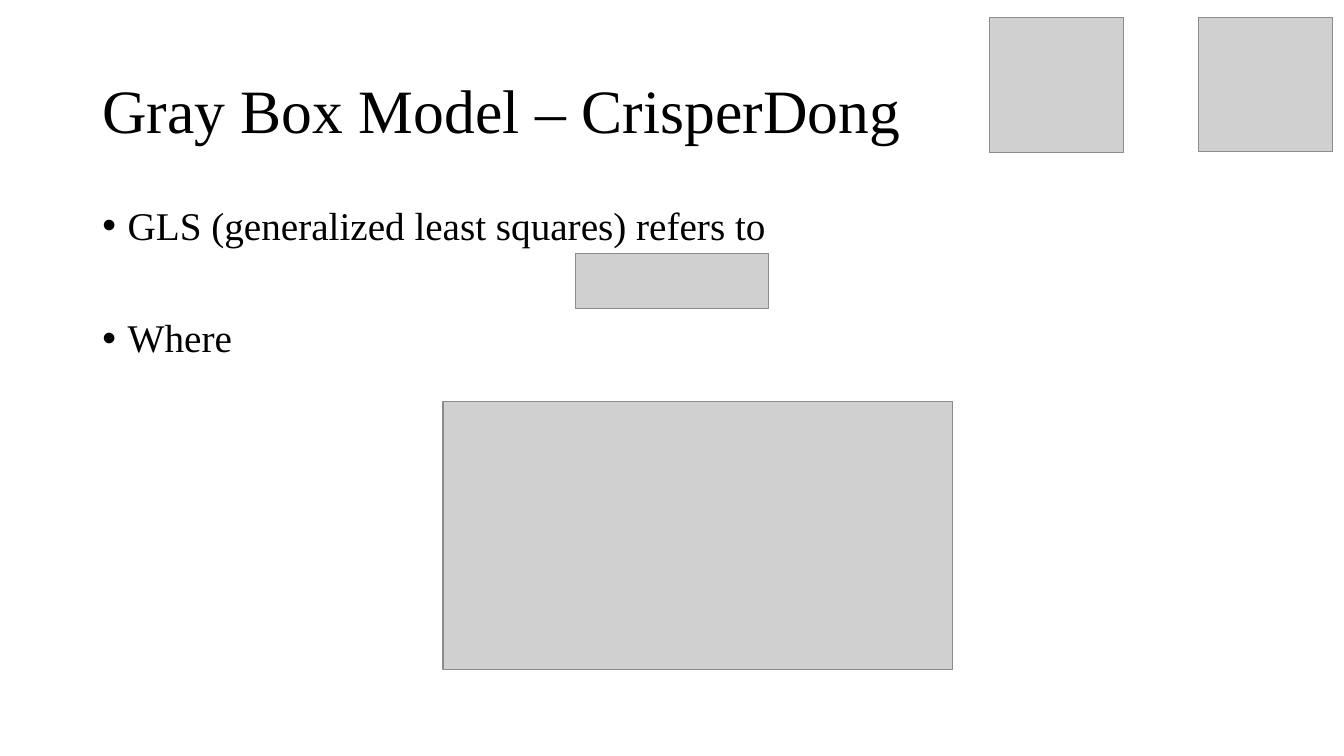
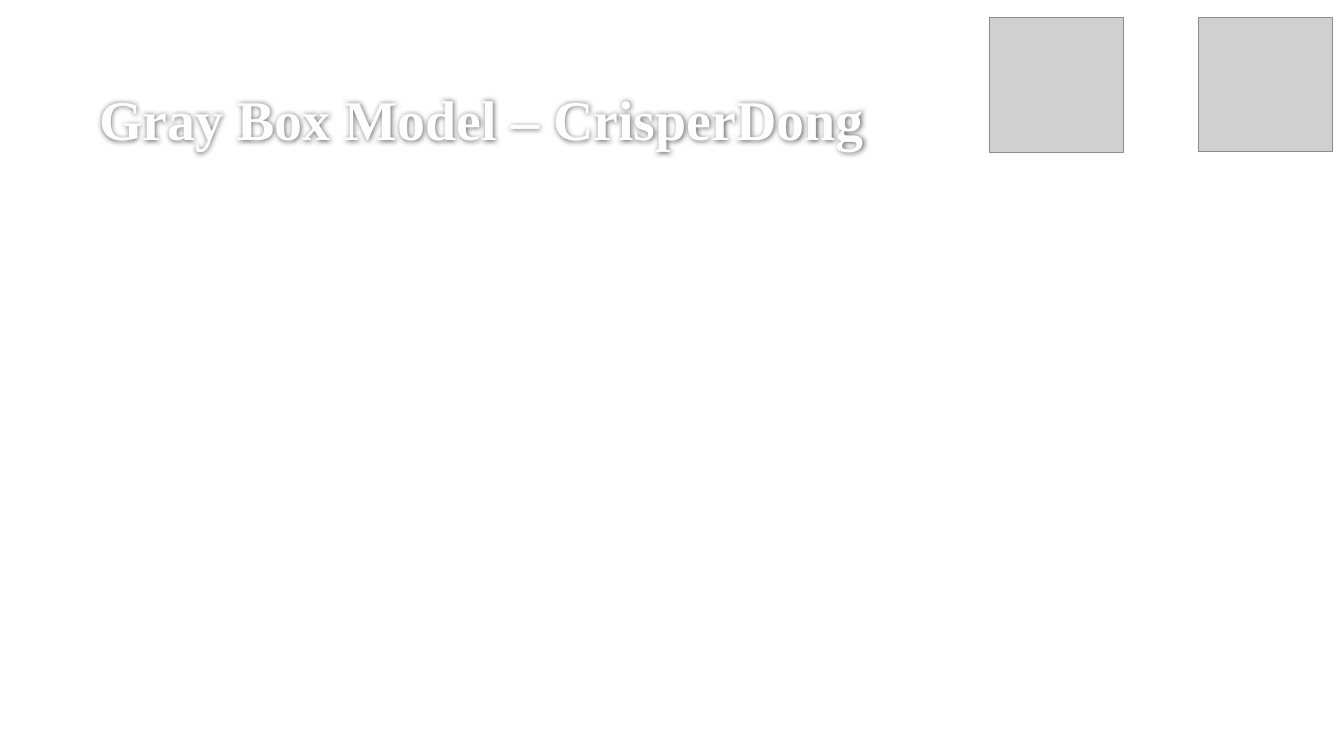
Before and after one commit to stOOrz-Science-Mind/2019_HiMCM_A_10006, a slide deck: slide 18 of 10005.pptx. Drawn at 1344x756 pixels with LibreOffice and Linux fonts; fonts in the diff are those of the drawing; grey boxes stand for pictures; background and template pictures are left out. Boxes give left, top, right and bottom in pixels: in the first picture for what was removed or moved away, otherwise in the second. Text is boxed around its words. In the diff, an @@ line names an element or a change of style, - is before the commit and + after.

```diff
--- a/10005.pptx
+++ b/10005.pptx
@@ title "Gray Box Model – CrisperDong": place and size @@
-title "Gray Box Model – CrisperDong" at bbox=[102, 90, 900, 144]
+title "Gray Box Model – CrisperDong" at bbox=[99, 100, 864, 150]
@@ title "Gray Box Model – CrisperDong" at bbox=[99, 100, 864, 150]: size 44 to 40 pt, text colour #000000 to #FEFEFE, bold on; line spacing 0.9 to 1; vertical alignment middle to bottom @@
@@ text removed at bbox=[128, 212, 765, 353] @@
-• GLS (generalized least squares) refers to
-• Where
@@ picture removed at bbox=[576, 253, 768, 309] @@
@@ picture removed at bbox=[444, 401, 953, 670] @@
```
Also in this commit, not shown: 43 other slides changed, 1 slide added.
